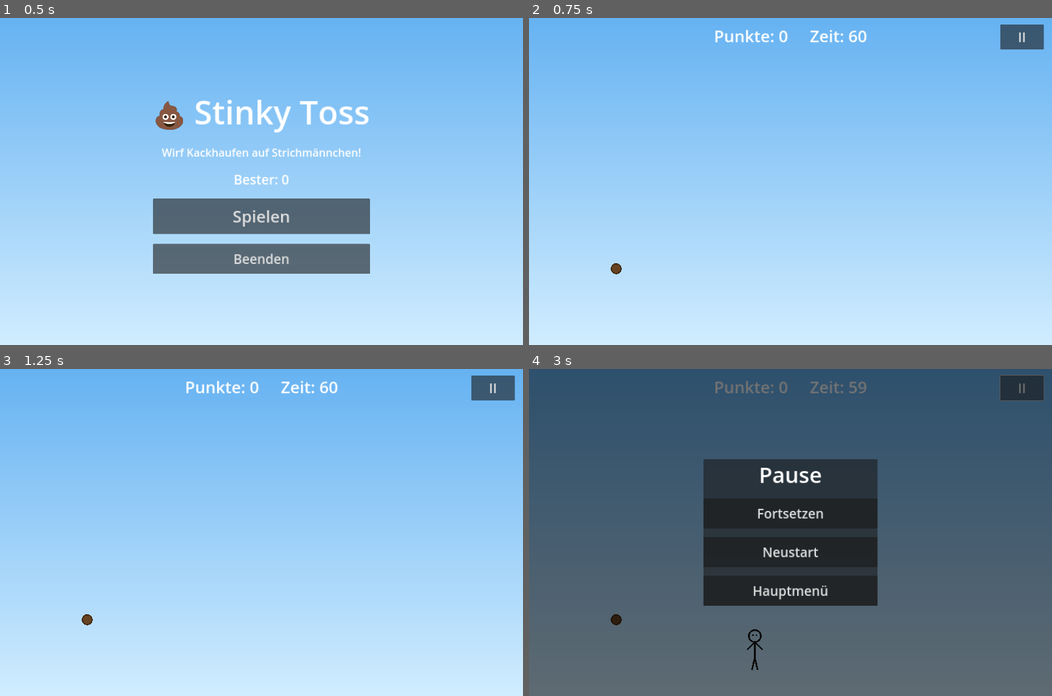
Above: before the commit, frames 1-4 (two rows, left to right).
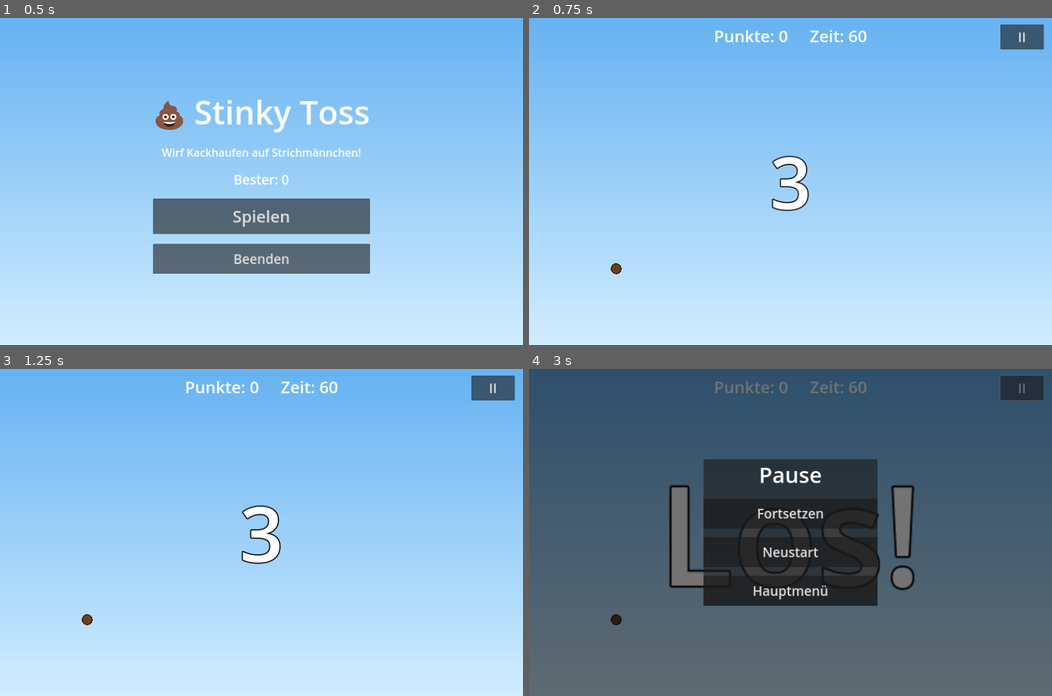
Above: after the commit, the same moments.

Repository: vCodeAI193/MrPoopsFace
Game: Godot game, scene res://scenes/MainMenu.tscn
The game is run twice, just before and just after one commit, with the same random seed, the same clock (stepped at 60 frames per second) and the same inputs.
Inputs:
- Up to frame 1 (0.5 s): no input
- Up to frame 2 (0.75 s): click "Spielen" at 0.5 s
- Up to frame 3 (1.25 s): no input
- Up to frame 4 (3 s): click "II" at 1.25 s; click "Fortsetzen" at 2 s; click "II" at 2.75 s

Frame 1 is identical in both runs. In frame 2, 0.7% of the frame differs, in the area x 46-54%, y 42-60%; in frame 3, 0.8%; in frame 4, 2.9%, in the area x 26-74%, y 3-93%.

Commit message:
Add countdown, timer pulse, combo polish and stick-figure variants
- F117 Start countdown '3-2-1-Los!' before the round begins; spawns and
  input are gated until it finishes
- F118 Timer turns red and pulses each second in the final 10 seconds
- F115 Combo counter pops/scales when it increases
- F146 Pulsing combo aura around the player that grows and heats with combo
- F021/F025/F028 Weighted Maennchen variants: fast (blue, x2), mini
  (small hitbox, x3), gold (rare, x5); node scale sizes visual + hitbox
- register_hit() takes a type multiplier; variant-colored floating text
- Add class_name to Maennchen/PauseMenu/FloatingText so typed references
  to their custom methods compile cleanly
- Update README (new scenes/scripts, variant table); mark features in BACKLOG

Co-Authored-By: Claude Opus 4.8 <noreply@anthropic.com>
Claude-Session: https://claude.ai/code/session_01Y4LgaJYXTrxRBXMj8yC8ci

Diff:
--- a/scenes/Main.tscn
+++ b/scenes/Main.tscn
@@ -82,6 +82,18 @@
 text = "II"
 theme_override_font_sizes/font_size = 48
 
+[node name="CountdownLabel" type="Label" parent="HUD"]
+visible = false
+anchor_right = 1.0
+anchor_bottom = 1.0
+text = "3"
+horizontal_alignment = 1
+vertical_alignment = 1
+theme_override_colors/font_color = Color(1, 1, 1, 1)
+theme_override_colors/font_outline_color = Color(0, 0, 0, 1)
+theme_override_constants/outline_size = 16
+theme_override_font_sizes/font_size = 280
+
 [node name="PauseMenu" parent="." instance=ExtResource("5_pause")]
 
 [node name="GameOver" parent="." instance=ExtResource("4_over")]
--- a/scripts/FloatingText.gd
+++ b/scripts/FloatingText.gd
@@ -1,3 +1,4 @@
+class_name FloatingText
 extends Node2D
 ## FloatingText – aufsteigender Punkte-Text, der nach einem Treffer erscheint (F116).
 ## Schwebt nach oben und verblasst, dann entfernt er sich selbst.
--- a/scripts/GameManager.gd
+++ b/scripts/GameManager.gd
@@ -80,8 +80,9 @@
 
 
 ## Registriert einen Treffer auf ein Strichmännchen und berechnet die Punkte
-## inklusive Combo-Multiplikator. Gibt die erzielten Punkte zurück.
-func register_hit() -> int:
+## inklusive Combo-Multiplikator und einem typabhängigen Multiplikator
+## (z. B. höher bei Gold-Männchen). Gibt die erzielten Punkte zurück.
+func register_hit(type_multiplier: int = 1) -> int:
 	if not game_active:
 		return 0
 
@@ -89,8 +90,8 @@
 	combo += 1
 	_combo_timer = combo_time_window
 
-	# Punkte = Grundpunkte * Combo-Multiplikator
-	var points: int = base_hit_points * combo
+	# Punkte = Grundpunkte * Combo-Multiplikator * Typ-Multiplikator
+	var points: int = base_hit_points * combo * type_multiplier
 	score += points
 
 	score_changed.emit(score)
--- a/scripts/Maennchen.gd
+++ b/scripts/Maennchen.gd
@@ -1,3 +1,4 @@
+class_name Maennchen
 extends Area2D
 ## Maennchen – ein Strichmännchen, das getroffen werden kann.
 ## Reagiert auf einen Treffer mit einer lustigen Umfall-Animation und
@@ -8,6 +9,7 @@
 @export var figure_color: Color = Color(0.1, 0.1, 0.1)   ## Farbe der Striche
 @export var figure_scale: float = 1.0                    ## Größenskalierung
 @export var walk_speed: float = 60.0                     ## Lauftempo in Pixel/Sek.
+@export var point_multiplier: int = 1                    ## Typabhängiger Punktebonus (F021/F025/F028)
 
 var _is_hit: bool = false
 var _direction: int = 1                          ## 1 = nach rechts, -1 = nach links
@@ -62,7 +64,7 @@
 ## Löst die Treffer-Reaktion aus: Punkte, Sound, Effekte und Umfall-Animation.
 func _trigger_hit() -> void:
 	_is_hit = true
-	var points: int = GameManager.register_hit()
+	var points: int = GameManager.register_hit(point_multiplier)
 	hit.emit()
 
 	# Furz abspielen
@@ -86,9 +88,17 @@
 
 
 ## Erzeugt den aufsteigenden Punkte-Text über dem getroffenen Männchen (F116).
+## Die Farbe hängt vom Männchen-Typ ab (Gold sticht hervor).
 func _spawn_floating_text(points: int) -> void:
-	var ft: Node2D = FLOATING_TEXT_SCENE.instantiate()
-	ft.setup("+%d" % points)
+	var color: Color = Color(1, 0.85, 0.2)         # Standard: gelb
+	if point_multiplier >= 5:
+		color = Color(1.0, 0.84, 0.0)              # Gold
+	elif point_multiplier >= 3:
+		color = Color(0.4, 0.9, 1.0)               # Mini: cyan
+	elif point_multiplier >= 2:
+		color = Color(1.0, 0.55, 0.1)              # Schnell: orange
+	var ft: FloatingText = FLOATING_TEXT_SCENE.instantiate()
+	ft.setup("+%d" % points, color)
 	ft.global_position = global_position + Vector2(0, -120)
 	get_parent().add_child(ft)
 
--- a/scripts/Main.gd
+++ b/scripts/Main.gd
@@ -1,6 +1,6 @@
 extends Node2D
-## Main – Spielschleife: startet die Runde, spawnt Strichmännchen
-## und aktualisiert die HUD (Punkte, Timer, Combo).
+## Main – Spielschleife: Countdown, Spawnen der Strichmännchen
+## und Aktualisierung der HUD (Punkte, Timer, Combo).
 
 @export var maennchen_scene: PackedScene        ## Szene des Strichmännchens
 @export var spawn_rate: float = 1.4             ## Sekunden zwischen zwei Spawns
@@ -14,15 +14,27 @@
 @export var shake_max: float = 26.0             ## Maximale Erschütterung
 @export var shake_decay: float = 45.0           ## Abklinggeschwindigkeit
 
+# --- Männchen-Varianten (F021/F025/F028) ---
+## Jede Variante: scale (Größe+Hitbox), speed, color, mult (Punktebonus), weight (Häufigkeit)
+const VARIANTS: Array = [
+	{"scale": 1.0, "speed": 60.0, "color": Color(0.1, 0.1, 0.1), "mult": 1, "weight": 70},
+	{"scale": 0.9, "speed": 150.0, "color": Color(0.15, 0.35, 0.8), "mult": 2, "weight": 22},   # schnell
+	{"scale": 0.55, "speed": 85.0, "color": Color(0.1, 0.1, 0.1), "mult": 3, "weight": 14},      # mini
+	{"scale": 1.0, "speed": 45.0, "color": Color(0.95, 0.75, 0.05), "mult": 5, "weight": 5},     # gold
+]
+
 @onready var _spawn_timer: Timer = $SpawnTimer
 @onready var _score_label: Label = $HUD/TopBar/ScoreLabel
 @onready var _time_label: Label = $HUD/TopBar/TimeLabel
 @onready var _combo_label: Label = $HUD/TopBar/ComboLabel
 @onready var _pause_button: Button = $HUD/PauseButton
-@onready var _pause_menu: CanvasLayer = $PauseMenu
+@onready var _countdown_label: Label = $HUD/CountdownLabel
+@onready var _pause_menu: PauseMenu = $PauseMenu
 @onready var _camera: Camera2D = $Camera2D
 
 var _shake_strength: float = 0.0
+var _timer_warning: bool = false               ## Läuft der rote Timer-Warnmodus? (F118)
+var _last_shown_second: int = -1
 
 
 func _ready() -> void:
@@ -37,16 +49,17 @@
 	# Pause-Knopf verbinden (F114)
 	_pause_button.pressed.connect(_on_pause_pressed)
 
-	# Spawn-Timer einrichten
+	# Spawn-Timer einrichten (wird erst nach dem Countdown gestartet)
 	_spawn_timer.wait_time = spawn_rate
 	_spawn_timer.timeout.connect(_on_spawn_timer_timeout)
-	_spawn_timer.start()
 
-	# Runde starten
-	GameManager.start_game()
+	# HUD-Anfangswerte setzen
 	_on_score_changed(0)
-	_on_time_changed(GameManager.time_left)
 	_on_combo_changed(0)
+	_time_label.text = "Zeit: %d" % int(GameManager.round_duration)
+
+	# Countdown abspielen, dann die Runde starten (F117)
+	_run_countdown()
 
 
 func _process(delta: float) -> void:
@@ -57,6 +70,26 @@
 		_shake_strength = maxf(_shake_strength - shake_decay * delta, 0.0)
 		if _shake_strength <= 0.0:
 			_camera.offset = Vector2.ZERO
+
+
+## Spielt den Start-Countdown "3 – 2 – 1 – Los!" und startet danach die Runde (F117).
+func _run_countdown() -> void:
+	# Drehpunkt = Bildschirmmitte (Label füllt die Basis-Auflösung 1920x1200)
+	_countdown_label.pivot_offset = Vector2(960, 600)
+	_countdown_label.visible = true
+	for n in ["3", "2", "1"]:
+		_countdown_label.text = n
+		_pop_label(_countdown_label, 1.8, Vector2(960, 600))
+		await get_tree().create_timer(0.8).timeout
+	_countdown_label.text = "Los!"
+	_pop_label(_countdown_label, 1.8, Vector2(960, 600))
+	await get_tree().create_timer(0.7).timeout
+	_countdown_label.visible = false
+
+	# Jetzt erst läuft die eigentliche Runde
+	GameManager.start_game()
+	_spawn_timer.start()
+	_on_time_changed(GameManager.time_left)
 
 
 ## Reagiert auf einen Treffer mit einer Kamera-Erschütterung (F144).
@@ -79,9 +112,33 @@
 	if get_tree().get_nodes_in_group("maennchen").size() >= max_maennchen:
 		return
 
-	var maennchen: Node2D = maennchen_scene.instantiate()
+	var maennchen: Maennchen = maennchen_scene.instantiate()
 	maennchen.position = Vector2(randf_range(spawn_x_min, spawn_x_max), ground_y)
+	_apply_variant(maennchen)
 	add_child(maennchen)
+
+
+## Wählt per Gewichtung eine Variante und überträgt ihre Werte auf das Männchen.
+func _apply_variant(maennchen: Maennchen) -> void:
+	var variant: Dictionary = _pick_weighted_variant()
+	var s: float = variant["scale"]
+	maennchen.scale = Vector2(s, s)            # skaliert Optik UND Trefferbereich
+	maennchen.walk_speed = variant["speed"]
+	maennchen.figure_color = variant["color"]
+	maennchen.point_multiplier = variant["mult"]
+
+
+## Liefert eine zufällige Variante entsprechend ihrer Gewichtung.
+func _pick_weighted_variant() -> Dictionary:
+	var total: int = 0
+	for v in VARIANTS:
+		total += int(v["weight"])
+	var roll: int = randi() % total
+	for v in VARIANTS:
+		roll -= int(v["weight"])
+		if roll < 0:
+			return v
+	return VARIANTS[0]
 
 
 # --- HUD-Aktualisierungen ---
@@ -91,12 +148,36 @@
 
 
 func _on_time_changed(seconds_left: float) -> void:
-	_time_label.text = "Zeit: %d" % int(ceil(seconds_left))
+	var secs: int = int(ceil(seconds_left))
+	_time_label.text = "Zeit: %d" % secs
+
+	# Letzte 10 Sekunden: Timer rot färben und pro Sekunde pulsieren (F118)
+	if seconds_left <= 10.0 and GameManager.game_active:
+		if not _timer_warning:
+			_timer_warning = true
+			_time_label.modulate = Color(1.0, 0.25, 0.2)
+		if secs != _last_shown_second:
+			_pop_label(_time_label, 1.4)
+	elif _timer_warning:
+		_timer_warning = false
+		_time_label.modulate = Color.WHITE
+	_last_shown_second = secs
 
 
 func _on_combo_changed(new_combo: int) -> void:
 	if new_combo >= 2:
 		_combo_label.text = "Combo x%d!" % new_combo
 		_combo_label.visible = true
+		_pop_label(_combo_label, 1.5)          # animierter Combo-Zähler (F115)
 	else:
 		_combo_label.visible = false
+
+
+## Kleiner "Pop"-Effekt: Element kurz vergrößern und auf Normalgröße zurückfedern.
+## Mit pivot < 0 wird der Drehpunkt automatisch in die Elementmitte gelegt.
+func _pop_label(label: Control, from_scale: float, pivot: Vector2 = Vector2(-1, -1)) -> void:
+	label.pivot_offset = label.size * 0.5 if pivot.x < 0.0 else pivot
+	label.scale = Vector2(from_scale, from_scale)
+	var tween: Tween = create_tween()
+	tween.tween_property(label, "scale", Vector2.ONE, 0.25) \
+		.set_trans(Tween.TRANS_BACK).set_ease(Tween.EASE_OUT)
--- a/scripts/PauseMenu.gd
+++ b/scripts/PauseMenu.gd
@@ -1,3 +1,4 @@
+class_name PauseMenu
 extends CanvasLayer
 ## PauseMenu – Pause-Overlay mit Fortsetzen / Neustart / Hauptmenü (F114).
 ## Läuft im Modus ALWAYS weiter, damit die Knöpfe trotz Spielpause reagieren.
--- a/scripts/Player.gd
+++ b/scripts/Player.gd
@@ -15,13 +15,35 @@
 var _touch_index: int = -1                     ## Aktiv verfolgter Finger
 var _drag_current: Vector2 = Vector2.ZERO      ## Aktuelle Zugposition (lokal)
 
+# Combo-Aura (F146)
+var _combo: int = 0
+var _aura_phase: float = 0.0
+
 @onready var _whoosh_player: AudioStreamPlayer = $WhooshPlayer
 
 
 func _ready() -> void:
 	# Wurf-Whoosh prozedural erzeugen (F132)
 	_whoosh_player.stream = SoundGen.whoosh()
+	# Auf Combo-Änderungen reagieren, um die Aura zu steuern (F146)
+	GameManager.combo_changed.connect(_on_combo_changed)
 	queue_redraw()
+
+
+func _process(delta: float) -> void:
+	# Aura pulsieren lassen, solange eine Combo aktiv ist (F146)
+	if _combo >= 2:
+		_aura_phase += delta
+		queue_redraw()
+
+
+## Merkt sich den aktuellen Combo-Stand für die Aura-Darstellung.
+func _on_combo_changed(new_combo: int) -> void:
+	var had_aura: bool = _combo >= 2
+	_combo = new_combo
+	# Beim Verschwinden der Aura einmal neu zeichnen, um sie zu entfernen
+	if had_aura and _combo < 2:
+		queue_redraw()
 
 
 func _unhandled_input(event: InputEvent) -> void:
@@ -82,6 +104,16 @@
 
 
 func _draw() -> void:
+	# --- Combo-Aura hinter dem Anker (F146) ---
+	# Wächst mit der Combo und pulsiert sanft; Farbe wandert von Orange zu Rot.
+	if _combo >= 2:
+		var pulse: float = 0.5 + 0.5 * sin(_aura_phase * 6.0)
+		var radius: float = minf(45.0 + _combo * 7.0, 130.0) + pulse * 12.0
+		var heat: float = clampf(float(_combo) / 8.0, 0.0, 1.0)
+		var col: Color = Color(1.0, 0.6 - 0.4 * heat, 0.1, 0.18 + 0.16 * pulse)
+		draw_circle(Vector2.ZERO, radius, col)
+		draw_arc(Vector2.ZERO, radius, 0, TAU, 32, Color(1.0, 0.8, 0.2, 0.5), 4.0)
+
 	# Anker der Schleuder (immer sichtbar)
 	draw_circle(Vector2.ZERO, 18.0, Color(0.4, 0.26, 0.13))
 	draw_arc(Vector2.ZERO, 18.0, 0, TAU, 24, Color(0.25, 0.16, 0.08), 4.0)
Not shown, changed: BACKLOG.md
Not shown, changed: README.md
